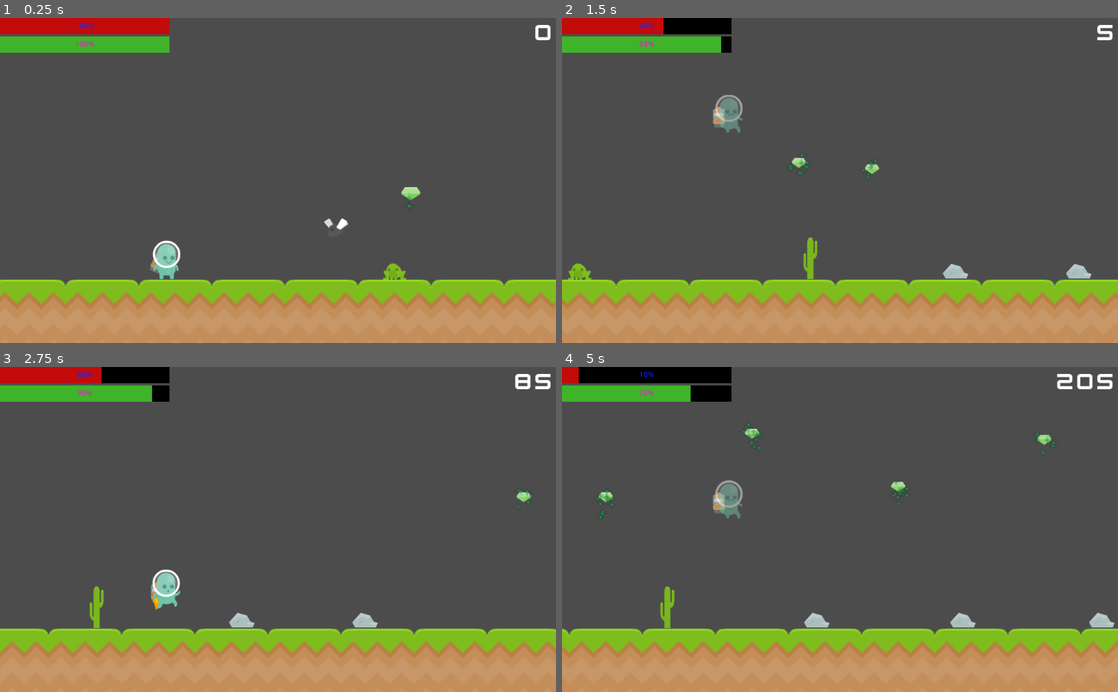
Above: before the commit, frames 1-4 (two rows, left to right).
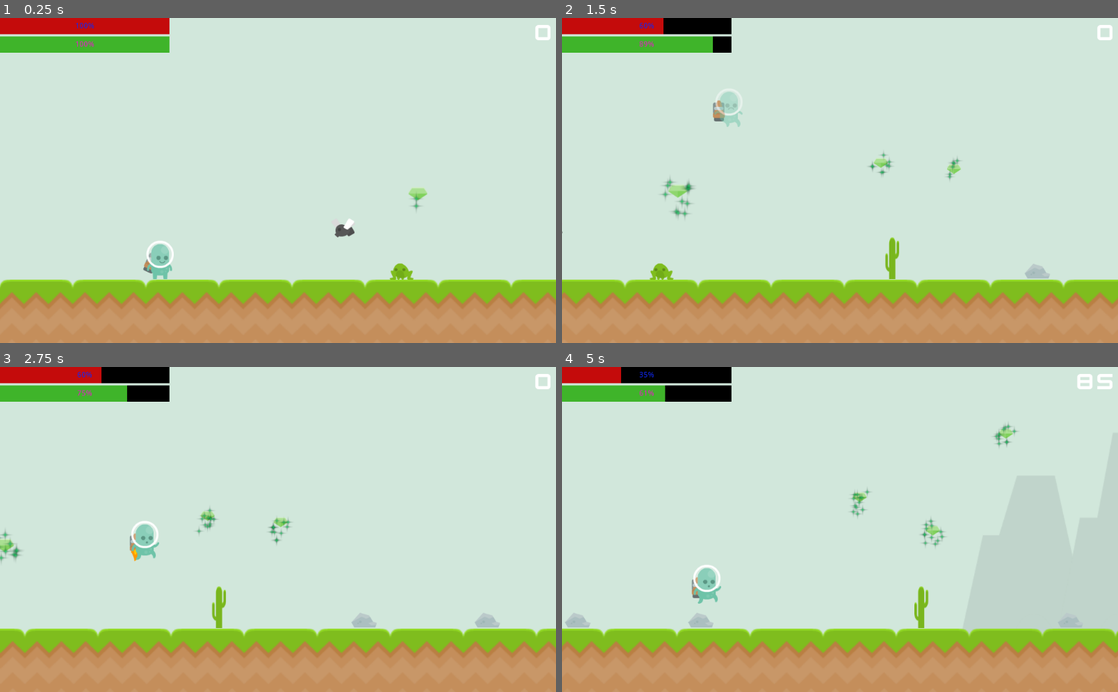
Above: after the commit, the same moments.

Repository: MarianoRamborger/Small
Game: Godot game, scene res://Scenes/Main.tscn
The game is run twice, just before and just after one commit, with the same random seed, the same clock (stepped at 60 frames per second) and the same inputs.
Inputs:
- Up to frame 1 (0.25 s): no input
- Up to frame 2 (1.5 s): tap Enter (Enter, bound only after the commit) at 0.5, 0.6 s; hold D (Right) from 0.53 s (still down); tap Keypad 0 (Jump) at 0.77, 1.07 s; tap Space (Space, bound only after the commit) at 0.8, 1.35 s
- Up to frame 3 (2.75 s): tap Keypad 0 (Jump) at 1.52, 1.55, 1.82 s; release D (Right) at 2.03 s; hold Left (Left) from 2.03 s (still down); hold Keypad 0 (Jump) from 2.03 s (still down); tap Enter (Enter, bound only after the commit) at 2.3 s
- Up to frame 4 (5 s): release Left (Left) at 2.78 s; release Keypad 0 (Jump) at 2.78 s; hold D (Right) 2.78-4.28 s; tap Enter (Enter, bound only after the commit) at 2.85, 4.35 s; tap Keypad 0 (Jump) at 3.02, 3.32, 4.52, 4.82 s; tap Space (Space, bound only after the commit) at 3.05, 3.6 s; hold Keypad 0 (Jump) 3.53-4.28 s; hold Left (Left) from 4.28 s (still down)

The runs differ from the first frame. In frame 1, 79% of the frame differs, in the area x 0-100%, y 0-89%; in frame 2, 80%; in frame 3, 78%; in frame 4, 80%.

Commit message:
sounds and ui

Diff:
--- a/Prefabs/Enemies/Mobs/Frog/Frog.gd
+++ b/Prefabs/Enemies/Mobs/Frog/Frog.gd
@@ -56,5 +56,4 @@
 
 
 func Despawn():
-	print("should despawn")
 	get_parent().queue_free()
--- a/Prefabs/Floors/Basic/BasicFloor.gd
+++ b/Prefabs/Floors/Basic/BasicFloor.gd
@@ -6,5 +6,4 @@
 
 
 func Despawn():
-	print("Despawning")
 	queue_free()
--- a/Prefabs/Items/Fuel/Fuel.gd
+++ b/Prefabs/Items/Fuel/Fuel.gd
@@ -10,6 +10,7 @@
 
 func _on_Fuel_Small_area_entered(area):
 	if area.name == "Player_Hitbox":
+		$FuelUp.play()
 		area.update_fuel(25)
 		play_pickup_animation()
 		get_tree().call_group("GameManager", "score_up", 5)
--- a/Prefabs/Items/Fuel/Fuel.tscn
+++ b/Prefabs/Items/Fuel/Fuel.tscn
@@ -1,8 +1,9 @@
-[gd_scene load_steps=9 format=2]
+[gd_scene load_steps=10 format=2]
 
 [ext_resource path="res://Prefabs/Items/Fuel/gemGreen.png" type="Texture" id=1]
 [ext_resource path="res://Prefabs/Items/Fuel/star_04.png" type="Texture" id=2]
 [ext_resource path="res://Prefabs/Items/Fuel/Fuel.gd" type="Script" id=3]
+[ext_resource path="res://Prefabs/Items/Fuel/fuel_up.wav" type="AudioStream" id=4]
 
 [sub_resource type="SpriteFrames" id=6]
 animations = [ {
@@ -124,4 +125,8 @@
 anims/Default = SubResource( 4 )
 anims/picked_up = SubResource( 5 )
 
+[node name="FuelUp" type="AudioStreamPlayer2D" parent="Fuel (Small)"]
+stream = ExtResource( 4 )
+volume_db = 5.0
+
 [connection signal="area_entered" from="Fuel (Small)" to="Fuel (Small)" method="_on_Fuel_Small_area_entered"]
--- a/Prefabs/Player/Player.tscn
+++ b/Prefabs/Player/Player.tscn
@@ -16,6 +16,18 @@
 [ext_resource path="res://Prefabs/Player/Sprites/jetpack/tochLit2.png" type="Texture" id=14]
 [ext_resource path="res://Prefabs/Player/Sprites/jetpack/tochLit.png" type="Texture" id=15]
 [ext_resource path="res://Prefabs/Player/Sprites/p1_hurt.png" type="Texture" id=16]
+[ext_resource path="res://Scenes/Background/Images/sky.png" type="Texture" id=17]
+[ext_resource path="res://Scenes/Background/Images/mountain1.png" type="Texture" id=18]
+[ext_resource path="res://Scenes/Background/Images/mountain2.png" type="Texture" id=19]
+[ext_resource path="res://Scenes/Background/Images/mountain3.png" type="Texture" id=20]
+[ext_resource path="res://Scenes/Background/Images/castle_wall.png" type="Texture" id=21]
+[ext_resource path="res://Scenes/Background/Images/castle.png" type="Texture" id=22]
+[ext_resource path="res://Prefabs/Player/Sounds/Jump.wav" type="AudioStream" id=23]
+[ext_resource path="res://Prefabs/Player/Sounds/Jetpack.wav" type="AudioStream" id=24]
+[ext_resource path="res://Prefabs/Player/Sounds/JumpKill.wav" type="AudioStream" id=25]
+[ext_resource path="res://Scenes/Background/Images/tree02.png" type="Texture" id=26]
+[ext_resource path="res://Prefabs/Player/Sounds/Hurt.wav" type="AudioStream" id=27]
+[ext_resource path="res://Prefabs/Player/Sounds/Boost.wav" type="AudioStream" id=28]
 
 [sub_resource type="SpriteFrames" id=1]
 animations = [ {
@@ -23,11 +35,6 @@
 "loop": true,
 "name": "default",
 "speed": 5.0
-}, {
-"frames": [ ExtResource( 2 ), ExtResource( 7 ), ExtResource( 8 ), ExtResource( 3 ), ExtResource( 6 ), ExtResource( 9 ), ExtResource( 4 ), ExtResource( 5 ) ],
-"loop": true,
-"name": "run",
-"speed": 30.0
 }, {
 "frames": [ ExtResource( 16 ) ],
 "loop": true,
@@ -38,19 +45,24 @@
 "loop": true,
 "name": "jump",
 "speed": 5.0
+}, {
+"frames": [ ExtResource( 2 ), ExtResource( 7 ), ExtResource( 8 ), ExtResource( 3 ), ExtResource( 6 ), ExtResource( 9 ), ExtResource( 4 ), ExtResource( 5 ) ],
+"loop": true,
+"name": "run",
+"speed": 30.0
 } ]
 
 [sub_resource type="SpriteFrames" id=4]
 animations = [ {
+"frames": [ ExtResource( 13 ) ],
+"loop": true,
+"name": "off",
+"speed": 5.0
+}, {
 "frames": [ ExtResource( 15 ), ExtResource( 14 ) ],
 "loop": true,
 "name": "on",
 "speed": 10.0
-}, {
-"frames": [ ExtResource( 13 ) ],
-"loop": true,
-"name": "off",
-"speed": 5.0
 } ]
 
 [sub_resource type="Animation" id=5]
@@ -182,6 +194,7 @@
 radius = 37.0
 
 [node name="Player" type="KinematicBody2D" groups=["Difficulty"]]
+position = Vector2( 2, 0 )
 collision_mask = 6
 script = ExtResource( 11 )
 SPEED = 100
@@ -196,7 +209,6 @@
 rotation = 0.436332
 frames = SubResource( 4 )
 animation = "on"
-frame = 1
 playing = true
 flip_v = true
 
@@ -225,6 +237,97 @@
 drag_margin_v_enabled = true
 drag_margin_top = 1.0
 
+[node name="ParallaxBackground" type="ParallaxBackground" parent="Camera2D"]
+
+[node name="Sky" type="ParallaxLayer" parent="Camera2D/ParallaxBackground"]
+scale = Vector2( 2, 2 )
+motion_scale = Vector2( 0, 1 )
+
+[node name="Skybox" type="Sprite" parent="Camera2D/ParallaxBackground/Sky"]
+modulate = Color( 0.984314, 0.976471, 0.890196, 1 )
+position = Vector2( 586, -564 )
+scale = Vector2( 2.49512, 1.22559 )
+texture = ExtResource( 17 )
+
+[node name="CastleWall" type="ParallaxLayer" parent="Camera2D/ParallaxBackground"]
+position = Vector2( 15000, 0 )
+motion_mirroring = Vector2( 40000, 0 )
+
+[node name="CastleWall" type="Sprite" parent="Camera2D/ParallaxBackground/CastleWall"]
+modulate = Color( 0.886275, 0.882353, 0.815686, 1 )
+position = Vector2( 1432, -128 )
+scale = Vector2( 2.49512, 1.22559 )
+texture = ExtResource( 21 )
+
+[node name="CastleWall2" type="Sprite" parent="Camera2D/ParallaxBackground/CastleWall"]
+modulate = Color( 0.886275, 0.882353, 0.815686, 1 )
+position = Vector2( 2070, -125 )
+scale = Vector2( 2.49512, 1.22559 )
+texture = ExtResource( 21 )
+
+[node name="CastleWall3" type="Sprite" parent="Camera2D/ParallaxBackground/CastleWall"]
+modulate = Color( 0.886275, 0.882353, 0.815686, 1 )
+position = Vector2( 2600, -125 )
+scale = Vector2( 2.49512, 1.22559 )
+texture = ExtResource( 21 )
+
+[node name="Castle" type="Sprite" parent="Camera2D/ParallaxBackground/CastleWall"]
+modulate = Color( 0.886275, 0.882353, 0.815686, 1 )
+position = Vector2( 2060, -267 )
+scale = Vector2( 2.49512, 1.22559 )
+texture = ExtResource( 22 )
+
+[node name="Mountain" type="ParallaxLayer" parent="Camera2D/ParallaxBackground"]
+position = Vector2( 3000, -5 )
+motion_scale = Vector2( 1.2, 1 )
+motion_mirroring = Vector2( 20000, 0 )
+
+[node name="Mountain" type="Sprite" parent="Camera2D/ParallaxBackground/Mountain"]
+modulate = Color( 0.905882, 0.898039, 0.823529, 1 )
+position = Vector2( 830.314, -301.405 )
+scale = Vector2( 1.7015, 1.65748 )
+texture = ExtResource( 18 )
+
+[node name="Mountain2" type="Sprite" parent="Camera2D/ParallaxBackground/Mountain"]
+modulate = Color( 0.905882, 0.898039, 0.823529, 1 )
+position = Vector2( 381, -250 )
+scale = Vector2( 1.7015, 1.65748 )
+texture = ExtResource( 19 )
+
+[node name="Mountain3" type="Sprite" parent="Camera2D/ParallaxBackground/Mountain"]
+modulate = Color( 0.905882, 0.898039, 0.823529, 1 )
+position = Vector2( 608, -373 )
+scale = Vector2( 1.7015, 1.65748 )
+texture = ExtResource( 20 )
+
+[node name="Forest" type="ParallaxLayer" parent="Camera2D/ParallaxBackground"]
+position = Vector2( 3000, -5 )
+motion_mirroring = Vector2( 20000, 0 )
+
+[node name="Tree1" type="Sprite" parent="Camera2D/ParallaxBackground/Forest"]
+modulate = Color( 0.905882, 0.898039, 0.823529, 1 )
+position = Vector2( 301, 0 )
+scale = Vector2( 1.03044, 1.02439 )
+texture = ExtResource( 26 )
+
+[node name="Tree2" type="Sprite" parent="Camera2D/ParallaxBackground/Forest"]
+modulate = Color( 0.905882, 0.898039, 0.823529, 1 )
+position = Vector2( 492, 0 )
+scale = Vector2( 1.03044, 1.02439 )
+texture = ExtResource( 26 )
+
+[node name="Tree3" type="Sprite" parent="Camera2D/ParallaxBackground/Forest"]
+modulate = Color( 0.905882, 0.898039, 0.823529, 1 )
+position = Vector2( -133, 0 )
+scale = Vector2( 1.03044, 1.02439 )
+texture = ExtResource( 26 )
+
+[node name="Tree4" type="Sprite" parent="Camera2D/ParallaxBackground/Forest"]
+modulate = Color( 0.905882, 0.898039, 0.823529, 1 )
+position = Vector2( 70, 0 )
+scale = Vector2( 1.03044, 1.02439 )
+texture = ExtResource( 26 )
+
 [node name="Player_Hitbox" type="Area2D" parent="."]
 collision_mask = 6
 script = ExtResource( 12 )
@@ -235,4 +338,21 @@
 
 [node name="InvincibilityTimer" type="Timer" parent="Player_Hitbox"]
 
+[node name="AudioJumpKill" type="AudioStreamPlayer" parent="Player_Hitbox"]
+stream = ExtResource( 25 )
+
+[node name="AudioPain" type="AudioStreamPlayer" parent="Player_Hitbox"]
+stream = ExtResource( 27 )
+
+[node name="AudioJump" type="AudioStreamPlayer" parent="."]
+stream = ExtResource( 23 )
+volume_db = -10.0
+
+[node name="AudioJetpack" type="AudioStreamPlayer" parent="."]
+stream = ExtResource( 24 )
+volume_db = -10.0
+
+[node name="AudioBoost" type="AudioStreamPlayer" parent="."]
+stream = ExtResource( 28 )
+
 [connection signal="timeout" from="Player_Hitbox/InvincibilityTimer" to="Player_Hitbox" method="_on_InvincibilityTimer_timeout"]
--- a/Prefabs/Player/PlayerBody.gd
+++ b/Prefabs/Player/PlayerBody.gd
@@ -74,6 +74,7 @@
 			falling = true
 			jump_stamina = 0
 			$AnimatedSprite/Jetpack.play('off')
+			$AudioJetpack.stop()
 
 		elif Input.is_action_pressed("Jump") and jump_stamina > 0:
 			position.y -= 5
@@ -81,6 +82,7 @@
 			jump_stamina -= 25
 			jumping = true
 			$AnimatedSprite.play('jump')
+			$AudioJump.play()
 
 
 		elif Input.is_action_pressed("Jump") and jetpack_stamina > 0 and falling:
@@ -90,6 +92,12 @@
 			jumping = true
 			$AnimatedSprite.play('jump')
 			$AnimatedSprite/Jetpack.play('on')
+			if !$AudioJetpack.playing:
+				$AudioJetpack.play()
+
+
+		elif jump_stamina <= 0:
+			$AudioJetpack.stop()
 
 
 
@@ -109,12 +117,14 @@
 			$AnimatedSprite/Jetpack/JetpackAnimation.play("jetpack_boost")
 			motion.y = -300
 			jetpack_boost_speed = 150
+			$AudioBoost.play()
 	elif Input.is_action_just_pressed("Left") and jetpack_stamina >= 25:
 			update_jetpack_stamina(-50)
 			boosting = true
 			$AnimatedSprite/Jetpack/JetpackAnimation.play("jetpack_boost_left")
 			motion.y = -300
-			jetpack_boost_speed = -SPEED + -SPEED_DIF_MOD + -100
+			jetpack_boost_speed = -SPEED + -SPEED_DIF_MOD + -150
+			$AudioBoost.play()
 
 
 
--- a/Prefabs/Player/PlayerHitbox.gd
+++ b/Prefabs/Player/PlayerHitbox.gd
@@ -9,11 +9,14 @@
 			parent.hp -= dmg
 			set_invincibility()
 			$InvincibilityTimer.start()
+			$AudioPain.play()
 			parent.hurting = true
 			playerAnimation.play("invincible")
 			parent.motion.y = -400
 			parent.position.y -= 20
 			parent.move_and_slide(parent.motion,parent.UP)
+			if parent.hp <= 0:
+				get_tree().change_scene("res://Prefabs/UI/StartMenu/StartMenu.tscn")
 
 
 func enemy_slain(points = 25):
@@ -21,6 +24,7 @@
 			parent.position.y -= 20
 			parent.move_and_slide(parent.motion,parent.UP)
 			get_tree().call_group("GameManager", "score_up", points)
+			$AudioJumpKill.play()
 
 
 func update_fuel(fuel = 25):
--- /dev/null
+++ b/Prefabs/UI/StartMenu/StartMenu.gd
@@ -0,0 +1,33 @@
+extends CanvasLayer
+
+onready var selected = "Start"
+
+
+func _ready():
+	pass # Replace with function body.
+
+func _process(delta):
+	read_input()
+	render_selector()
+
+func render_selector():
+	if selected == "Start":
+		$Control/ExitContainer/SelectorExit.visible = false
+		$Control/StartContainer/SelectorStart.visible = true
+	elif selected == "Exit":
+		$Control/StartContainer/SelectorStart.visible = false
+		$Control/ExitContainer/SelectorExit.visible = true
+
+
+func read_input():
+	if  Input.is_action_just_pressed("Jump") or Input.is_action_just_pressed("Down"):
+		if selected == "Start":
+			selected = "Exit"
+		elif selected == "Exit":
+			selected = "Start"
+		$MenuMove.play()
+	if Input.is_action_just_pressed("Enter") or Input.is_action_just_pressed("Space"):
+		if selected == "Start":
+			get_tree().change_scene("res://Scenes/Main.tscn")
+		elif selected == "Exit":
+			get_tree().quit()
--- /dev/null
+++ b/Prefabs/UI/StartMenu/StartMenu.tscn
@@ -0,0 +1,123 @@
+[gd_scene load_steps=8 format=2]
+
+[ext_resource path="res://Prefabs/UI/GameUI/kenvector_future.ttf" type="DynamicFontData" id=1]
+[ext_resource path="res://Prefabs/UI/StartMenu/Background.png" type="Texture" id=2]
+[ext_resource path="res://Prefabs/UI/StartMenu/Spacecrusher.ogg" type="AudioStream" id=3]
+[ext_resource path="res://Prefabs/UI/StartMenu/StartMenu.gd" type="Script" id=4]
+[ext_resource path="res://Prefabs/UI/StartMenu/selector.png" type="Texture" id=5]
+[ext_resource path="res://Prefabs/UI/StartMenu/Menu_move.wav" type="AudioStream" id=6]
+
+[sub_resource type="DynamicFont" id=1]
+size = 52
+outline_size = 2
+outline_color = Color( 0.00392157, 0.0431373, 0, 1 )
+font_data = ExtResource( 1 )
+
+[node name="CanvasLayer" type="CanvasLayer"]
+script = ExtResource( 4 )
+
+[node name="Control" type="Control" parent="."]
+anchor_right = 1.0
+anchor_bottom = 1.0
+__meta__ = {
+"_edit_use_anchors_": false
+}
+
+[node name="TextureRect" type="TextureRect" parent="Control"]
+anchor_right = 1.0
+anchor_bottom = 1.0
+margin_left = 1.0
+margin_top = 4.0
+margin_right = 1.0
+margin_bottom = 4.0
+texture = ExtResource( 2 )
+expand = true
+__meta__ = {
+"_edit_use_anchors_": false
+}
+
+[node name="TitleContainer" type="HBoxContainer" parent="Control"]
+anchor_right = 1.0
+margin_bottom = 59.0
+alignment = 1
+__meta__ = {
+"_edit_use_anchors_": false
+}
+
+[node name="TitleText" type="Label" parent="Control/TitleContainer"]
+margin_left = 346.0
+margin_right = 677.0
+margin_bottom = 59.0
+custom_colors/font_color = Color( 0.141176, 0.92549, 0.337255, 1 )
+custom_fonts/font = SubResource( 1 )
+text = "ALIEN RUN"
+
+[node name="StartContainer" type="HBoxContainer" parent="Control"]
+anchor_top = 0.5
+anchor_right = 1.0
+anchor_bottom = 0.5
+margin_top = -29.5
+margin_bottom = 29.5
+alignment = 1
+__meta__ = {
+"_edit_use_anchors_": false
+}
+
+[node name="SelectorStart" type="TextureRect" parent="Control/StartContainer"]
+visible = false
+margin_left = 378.0
+margin_right = 425.0
+margin_bottom = 59.0
+texture = ExtResource( 5 )
+
+[node name="StartText" type="Label" parent="Control/StartContainer"]
+margin_left = 403.0
+margin_right = 620.0
+margin_bottom = 59.0
+custom_colors/font_color = Color( 0.141176, 0.92549, 0.337255, 1 )
+custom_fonts/font = SubResource( 1 )
+text = "Start"
+align = 1
+__meta__ = {
+"_edit_use_anchors_": false
+}
+
+[node name="ExitContainer" type="HBoxContainer" parent="Control"]
+anchor_top = 0.5
+anchor_right = 1.0
+anchor_bottom = 0.5
+margin_top = 120.0
+margin_bottom = 179.0
+alignment = 1
+__meta__ = {
+"_edit_use_anchors_": false
+}
+
+[node name="SelectorExit" type="TextureRect" parent="Control/ExitContainer"]
+visible = false
+margin_left = 413.0
+margin_right = 460.0
+margin_bottom = 59.0
+texture = ExtResource( 5 )
+__meta__ = {
+"_edit_use_anchors_": false
+}
+
+[node name="ExitText" type="Label" parent="Control/ExitContainer"]
+margin_left = 438.0
+margin_right = 585.0
+margin_bottom = 59.0
+custom_colors/font_color = Color( 0.141176, 0.92549, 0.337255, 1 )
+custom_fonts/font = SubResource( 1 )
+text = "Exit"
+align = 1
+__meta__ = {
+"_edit_use_anchors_": false
+}
+
+[node name="IntroMusic" type="AudioStreamPlayer" parent="."]
+stream = ExtResource( 3 )
+autoplay = true
+
+[node name="MenuMove" type="AudioStreamPlayer" parent="."]
+stream = ExtResource( 6 )
--- a/Scenes/Builders And Factories/WorldBuilder.gd
+++ b/Scenes/Builders And Factories/WorldBuilder.gd
@@ -46,7 +46,7 @@
 
 	var chance = rng.randi_range(0,difficulty_level)
 
-	print(chance)
+
 	if chance == 0:
 		Spawners[1].spawn(newTile, "Ground", difficulty_level)
 	if chance == 1:
--- a/Scenes/Main.tscn
+++ b/Scenes/Main.tscn
@@ -12,12 +12,37 @@
 [ext_resource path="res://Prefabs/Enemies/Mobs/Frog/Frog.tscn" type="PackedScene" id=10]
 [ext_resource path="res://Prefabs/Enemies/Mobs/Fly/Fly.tscn" type="PackedScene" id=11]
 [ext_resource path="res://Scenes/Builders And Factories/EnemiesFactory.gd" type="Script" id=12]
+[ext_resource path="res://Scenes/Background/catchmeifyoucan.ogg" type="AudioStream" id=13]
 
 [node name="Level" type="Node2D"]
 
 [node name="Floors" type="Node2D" parent="."]
 
 [node name="GrassFloor" parent="Floors" instance=ExtResource( 1 )]
+
+[node name="GrassFloor8" parent="Floors" instance=ExtResource( 1 )]
+position = Vector2( -175, 0 )
+
+[node name="GrassFloor9" parent="Floors" instance=ExtResource( 1 )]
+position = Vector2( -350, 0 )
+
+[node name="GrassFloor10" parent="Floors" instance=ExtResource( 1 )]
+position = Vector2( -525, 0 )
+
+[node name="GrassFloor11" parent="Floors" instance=ExtResource( 1 )]
+position = Vector2( -700, 0 )
+
+[node name="GrassFloor12" parent="Floors" instance=ExtResource( 1 )]
+position = Vector2( -825, 0 )
+
+[node name="GrassFloor13" parent="Floors" instance=ExtResource( 1 )]
+position = Vector2( -1000, 0 )
+
+[node name="GrassFloor14" parent="Floors" instance=ExtResource( 1 )]
+position = Vector2( -1175, 0 )
+
+[node name="GrassFloor15" parent="Floors" instance=ExtResource( 1 )]
+position = Vector2( -1350, 0 )
 
 [node name="GrassFloor2" parent="Floors" instance=ExtResource( 1 )]
 position = Vector2( 175, 0 )
@@ -41,7 +66,7 @@
 
 [node name="Player" parent="Player" instance=ExtResource( 2 )]
 position = Vector2( 179, -131 )
-SPEED = 300
+SPEED = 235
 
 [node name="WorldBuilder" type="Node2D" parent="." groups=["Difficulty"]]
 script = ExtResource( 3 )
@@ -62,6 +87,7 @@
 script = ExtResource( 12 )
 
 [node name="TerrainEraser" type="Node2D" parent="."]
+position = Vector2( -1232, 53 )
 
 [node name="EraserArea" parent="TerrainEraser" instance=ExtResource( 4 )]
 
@@ -85,5 +111,9 @@
 [node name="Node2D2" parent="Enemies" instance=ExtResource( 11 )]
 position = Vector2( 760, -211 )
 
+[node name="AudioStreamPlayer" type="AudioStreamPlayer" parent="."]
+stream = ExtResource( 13 )
+autoplay = true
+
 [connection signal="screen_entered" from="WorldBuilder/VisibilityNotifier2D" to="WorldBuilder" method="_on_VisibilityNotifier2D_screen_entered"]
 [connection signal="screen_exited" from="WorldBuilder/VisibilityNotifier2D" to="WorldBuilder" method="_on_VisibilityNotifier2D_screen_exited"]
--- a/project.godot
+++ b/project.godot
@@ -44,6 +44,16 @@
 "events": [ Object(InputEventKey,"resource_local_to_scene":false,"resource_name":"","device":0,"alt":false,"shift":false,"control":false,"meta":false,"command":false,"pressed":false,"scancode":16777234,"physical_scancode":0,"unicode":0,"echo":false,"script":null)
  ]
 }
+Enter={
+"deadzone": 0.5,
+"events": [ Object(InputEventKey,"resource_local_to_scene":false,"resource_name":"","device":0,"alt":false,"shift":false,"control":false,"meta":false,"command":false,"pressed":false,"scancode":16777221,"physical_scancode":0,"unicode":0,"echo":false,"script":null)
+ ]
+}
+Space={
+"deadzone": 0.5,
+"events": [ Object(InputEventKey,"resource_local_to_scene":false,"resource_name":"","device":0,"alt":false,"shift":false,"control":false,"meta":false,"command":false,"pressed":false,"scancode":32,"physical_scancode":0,"unicode":0,"echo":false,"script":null)
+ ]
+}
 
 [layer_names]
 
Not shown, added: .mono/metadata/ide_messaging_meta.txt
Not shown, added: Prefabs/Items/Fuel/fuel_up.wav.import
Not shown: 1 places in Prefabs/Player/Player.tscn that only renumber resources
Not shown, added: Prefabs/Player/Sounds/Boost.wav.import
Not shown, added: Prefabs/Player/Sounds/Hurt.wav.import
Not shown, added: Prefabs/Player/Sounds/Jetpack.wav.import
Not shown, added: Prefabs/Player/Sounds/Jump.wav.import
Not shown, added: Prefabs/Player/Sounds/JumpKill.wav.import
Binary file added: Prefabs/UI/StartMenu/Background.png
Not shown, added: Prefabs/UI/StartMenu/Background.png.import
Not shown, added: Prefabs/UI/StartMenu/Menu_move.wav.import
Not shown, added: Prefabs/UI/StartMenu/Spacecrusher.ogg.import
(and 43 more such lines)
